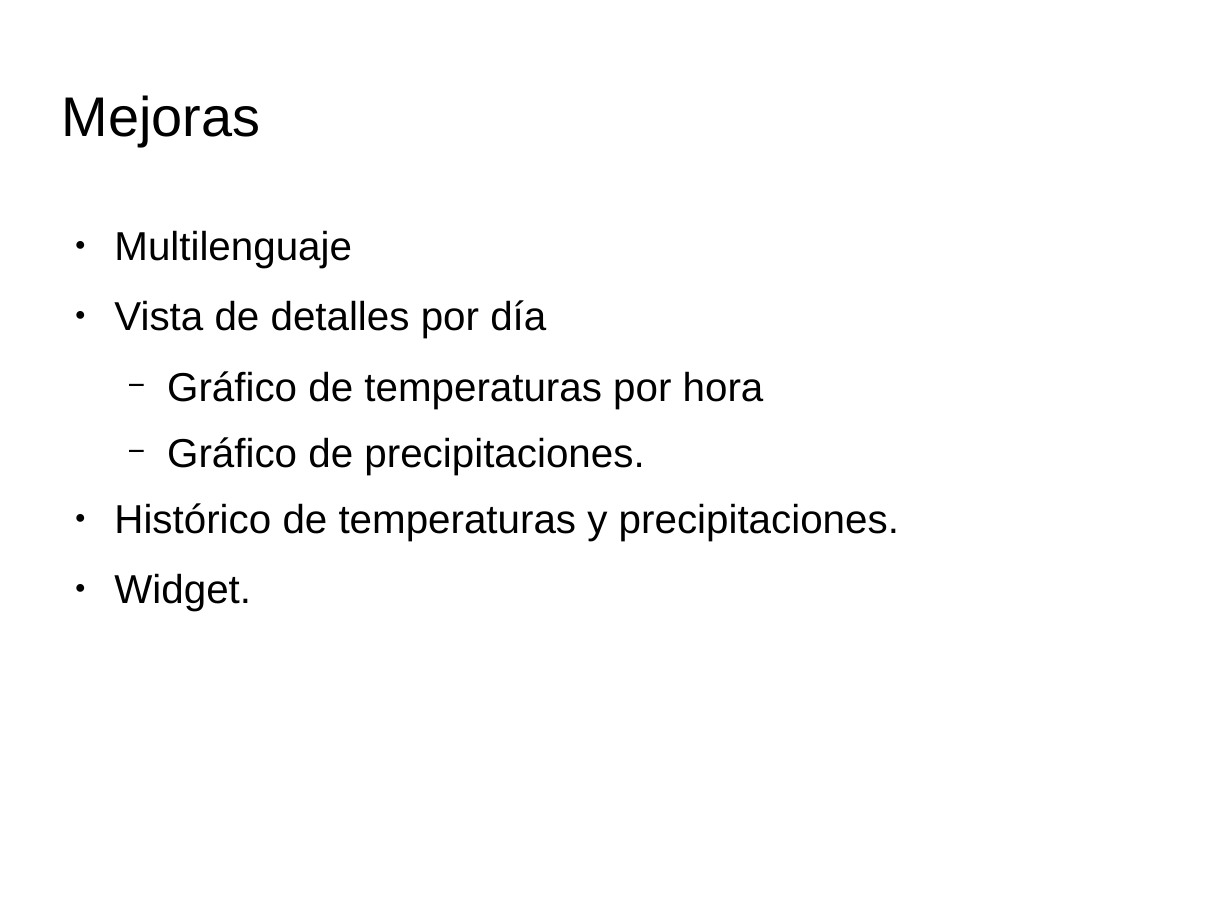
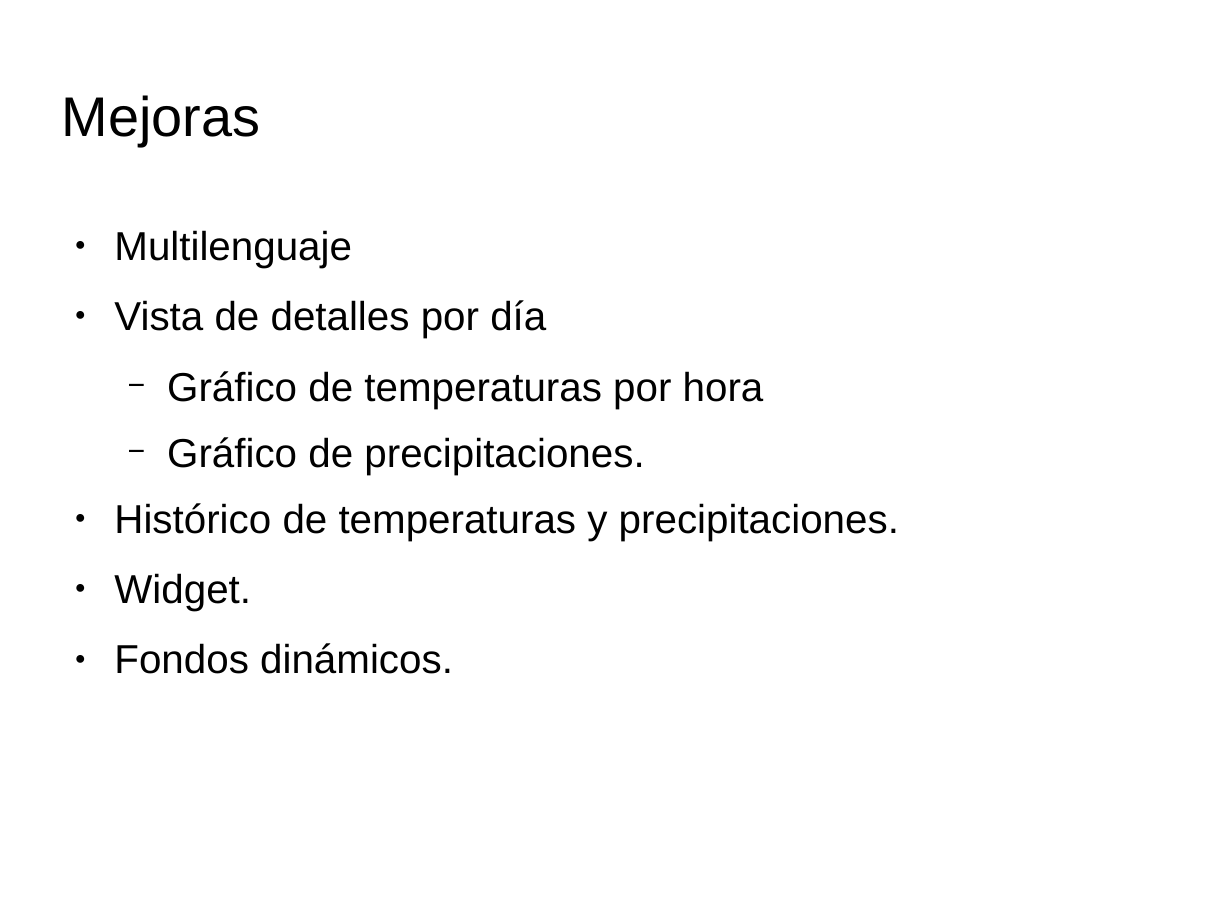
Before and after one commit to CoolWeatherTeam/CoolWeather, a slide deck: slide 6 of doc/Presentacion DAS.odp. Drawn at 1232x924 pixels with LibreOffice and Linux fonts; fonts in the diff are those of the drawing; background and template pictures are left out. Boxes give left, top, right and bottom in pixels: in the first picture for what was removed or moved away, otherwise in the second. Text is boxed around its words. In the diff, an @@ line names an element or a change of style, - is before the commit and + after.

```diff
--- a/doc/Presentacion DAS.odp
+++ b/doc/Presentacion DAS.odp
@@ text at [114,643,453,674]: paragraph added @@
+● Fondos dinámicos.
```
Also in this commit, not shown: 1 other slide changed.
